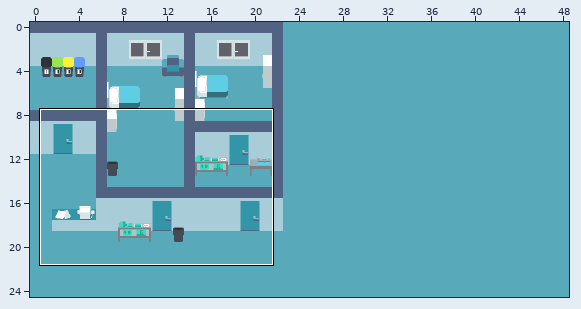
Level history. Tiled map (JSON): resources/level/hospital.json. Above: a wide view before the commit, with the close-up outlined.
Close-up. First the earlier version:
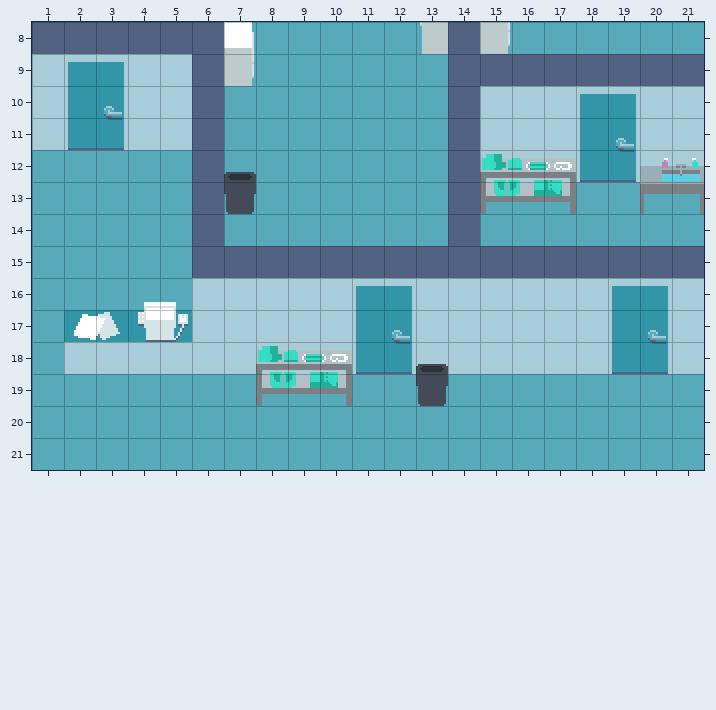
Cells are 16x16 px. Shown: x 1..21, y 8..21. The commit also changed other parts of the map, which this record leaves out.
Once edited:
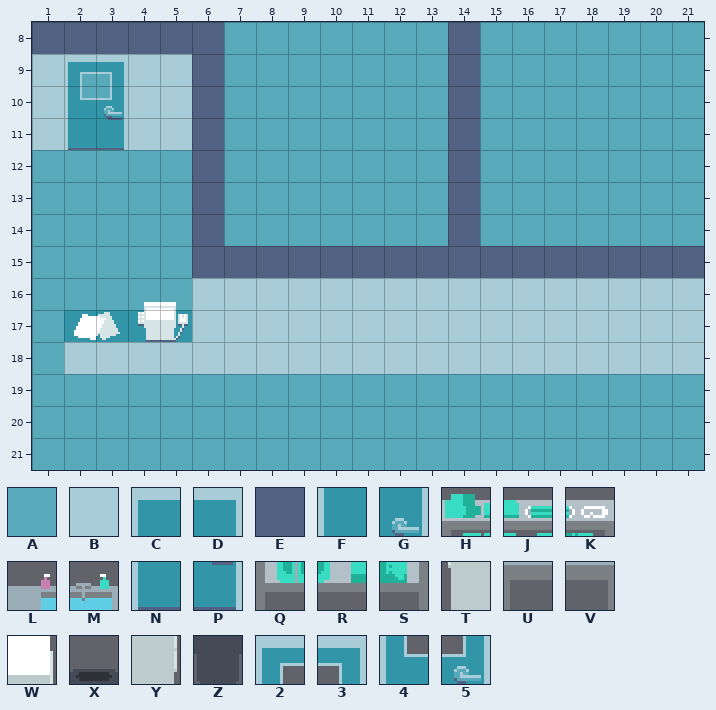
Key: from "sprites": A 0, B 1, C 2, D 3, E 11, F 12, G 13, H 14, J 15, K 16, L 20, M 21, N 22, P 23, Q 24, R 25, S 26, T 29, U 30, V 31, W 37, X 38, Y 47, Z 48, 2 80, 3 81, 4 90, 5 91.
_ is an empty cell, # one hidden under a higher layer, . an unchanged one.
The edit:
--- layer "Walls"
@@ x 2..21 @@
- 9 ##...........EEEEEEE
-10 ##...........BBB##BB
-11 .............BBB##BB
-12 .............BBB##BB
+ 9 AA...........AAAAAAA
+10 AA...........AAAAAAA
+11 .............AAAAAAA
+12 .............AAAAAAA
--- layer "Items"
@@ x 2..21 @@
- 8 .....W.....T.Y......
- 9 CD...Y..............
-10 FG..............CD..
-11 ................FG..
-12 .....X.......HJKNPLM
-13 .....Z.......QRS..UV
+ 8 ....._....._._......
+ 9 23..._..............
+10 45..............__..
+11 ................__..
+12 ....._......._______
+13 ....._.......___..__
@@ x 8..20 @@
-16 ...CD......CD
-17 ...FG......FG
-18 HJKNPX.....NP
-19 QRS..Z.......
+16 ...__......__
+17 ...__......__
+18 ______.....__
+19 ___.._.......
